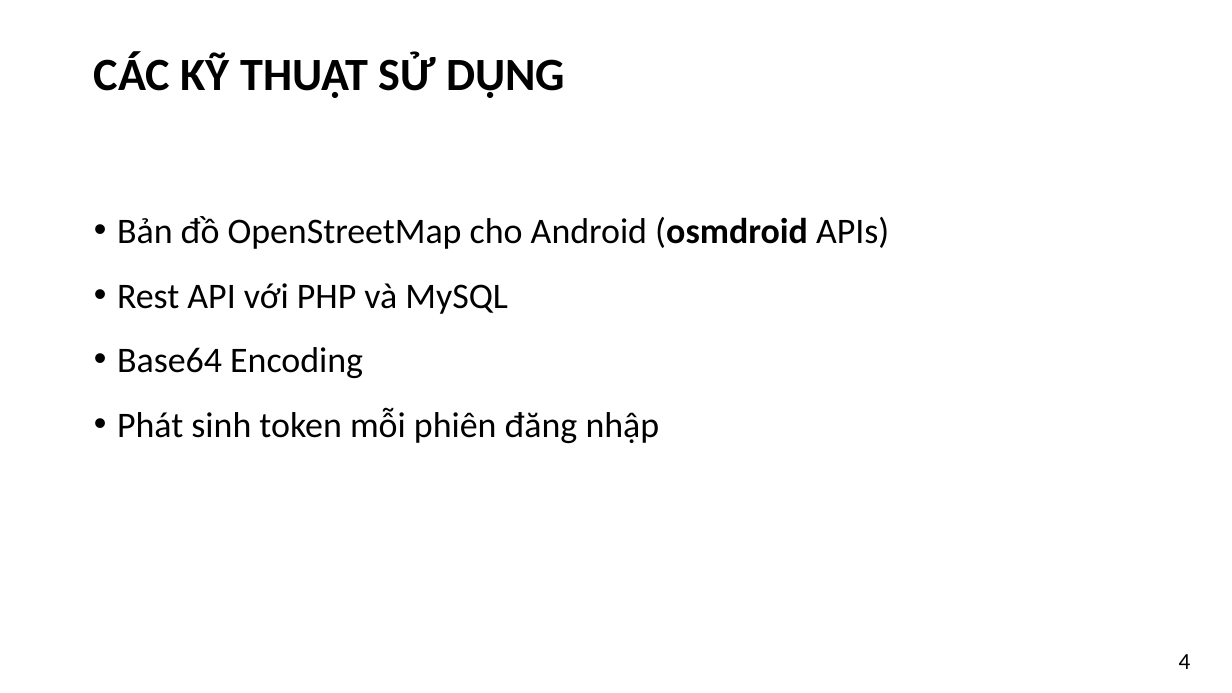
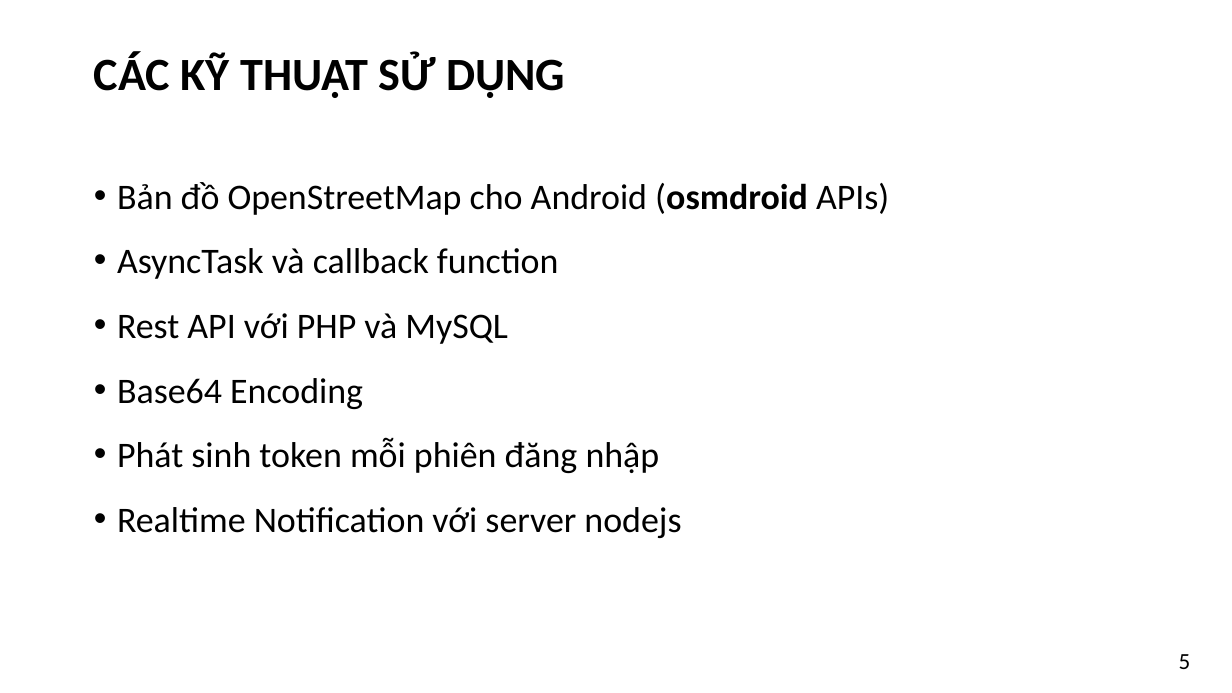
Before and after one commit to kim-ninh/ISE_NTMT_04, a slide deck: slide 5 of 05_Report/FoodMap_Nhom8.pptx (slide 4 before the commit). Drawn at 1232x693 pixels with LibreOffice and Linux fonts; fonts in the diff are those of the drawing. Boxes give left, top, right and bottom in pixels: in the first picture for what was removed or moved away, otherwise in the second. Text is boxed around its words. In the diff, an @@ line names an element or a change of style, - is before the commit and + after.

```diff
--- a/05_Report/FoodMap_Nhom8.pptx
+++ b/05_Report/FoodMap_Nhom8.pptx
@@ text "Bản đồ OpenStreetMap cho Android ...": place and size @@
-text "Bản đồ OpenStreetMap cho Android ..." at (117,216,889,443)
+text "Bản đồ OpenStreetMap cho Android ..." at (117,182,889,538)
@@ text at (117,248,559,279): paragraph added @@
+• AsyncTask và callback function
@@ text at (117,507,681,538): paragraph added @@
+• Realtime Notification với server nodejs
@@ page number at (1179,654,1191,669): text changed @@
-4
+5
```
Also in this commit, not shown: 3 other slides changed, 5 slides added, 3 slides removed, 12 other files.
